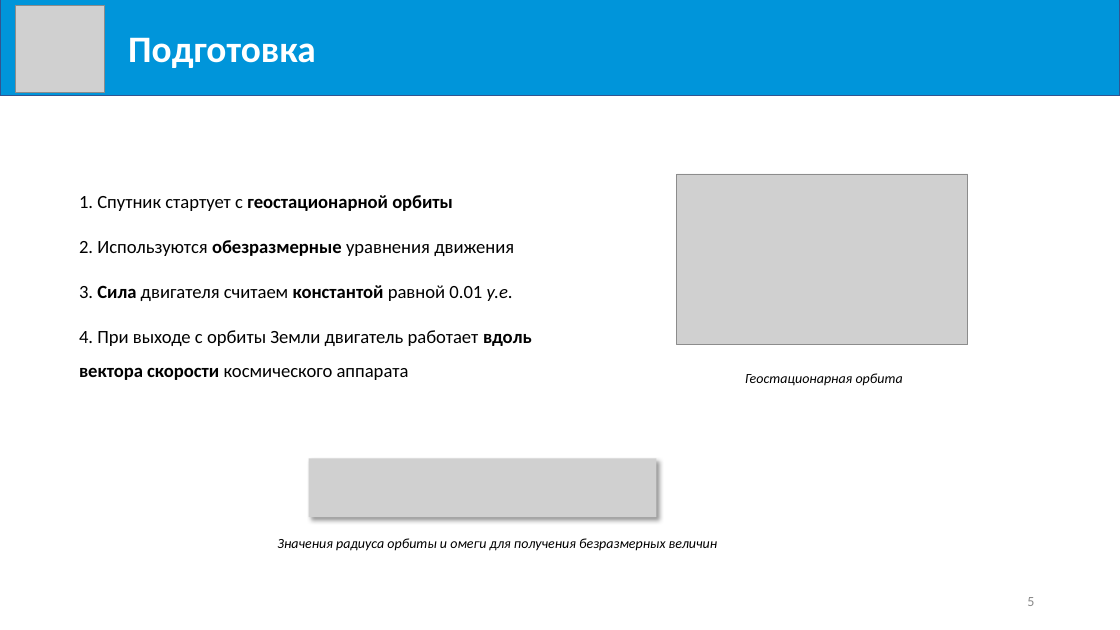
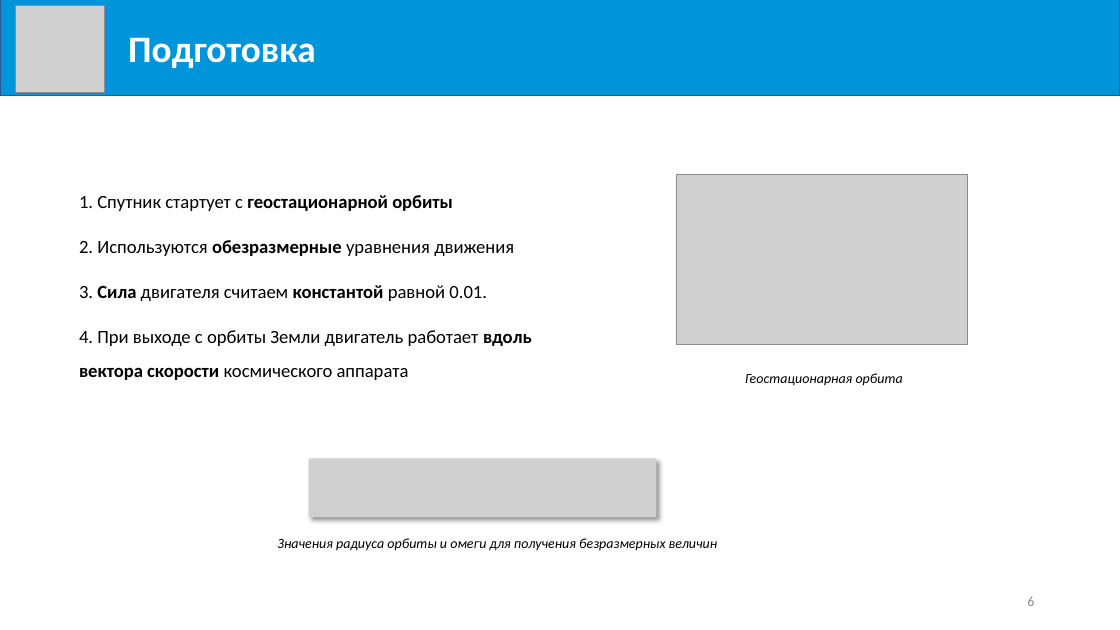
Before and after one commit to Milirik/diploma, a slide deck: slide 6 of Mikheev-K_V.pptx (slide 5 before the commit). Drawn at 1120x630 pixels with LibreOffice and Linux fonts; fonts in the diff are those of the drawing; grey boxes stand for pictures. Boxes give left, top, right and bottom in pixels: in the first picture for what was removed or moved away, otherwise in the second. Text is boxed around its words. In the diff, an @@ line names an element or a change of style, - is before the commit and + after.

```diff
--- a/Mikheev-K_V.pptx
+++ b/Mikheev-K_V.pptx
@@ text at box(79, 285, 487, 301): text changed @@
-3. Сила двигателя считаем константой равной 0.01 у.е.
+3. Сила двигателя считаем константой равной 0.01.
```
Also in this commit, not shown: 6 other slides changed, 1 slide added, 4 other files.
